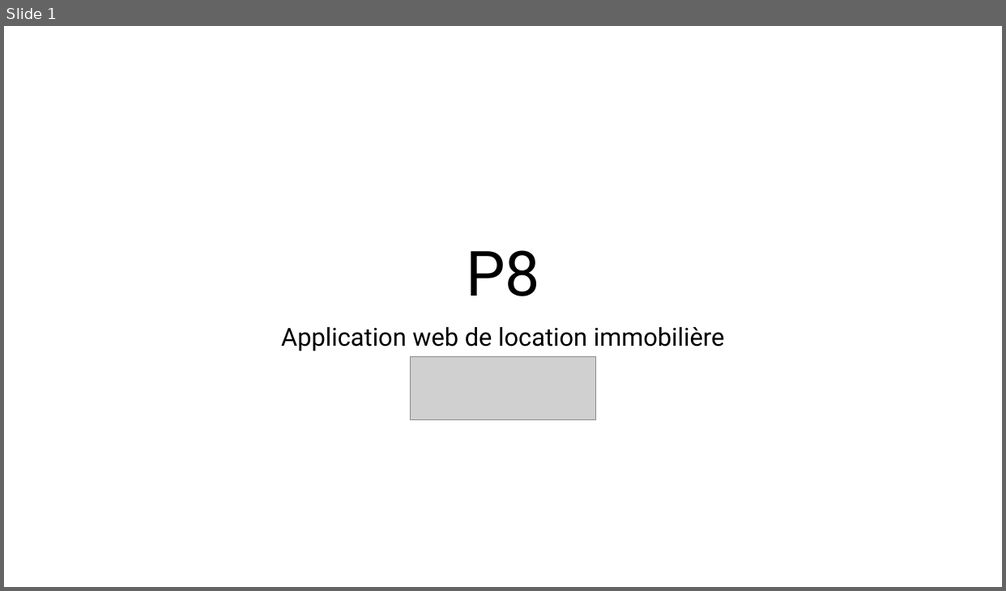
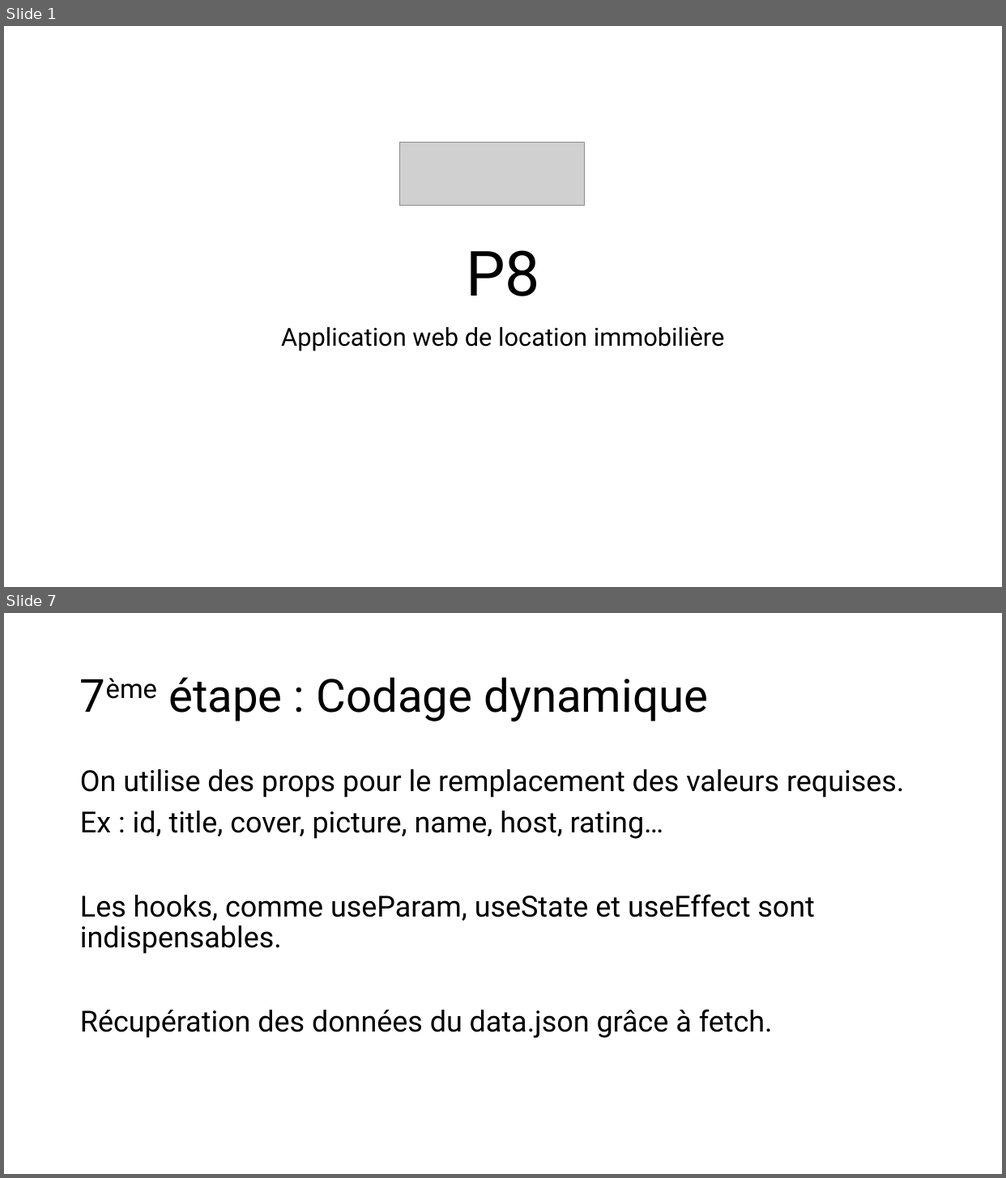
Before and after one commit to DylanMarioGilbert/P8, a slide deck: Présentation soutenance P8.pptx. Shown one above the other, each under a label of ours: slide 1 before the commit, slides 1 and 7 after it; the slides between them are not shown. The pictures are 1006x591 and 1006x1178 pixels, drawn with LibreOffice and Linux fonts; fonts in the diff are those of the drawing; grey boxes stand for pictures. Boxes give left, top, right and bottom in pixels: in the first picture for what was removed or moved away, otherwise in the second. Text is boxed around its words. In the diff, an @@ line names an element or a change of style, - is before the commit and + after.

```diff
--- a/Présentation soutenance P8.pptx
+++ b/Présentation soutenance P8.pptx
@@ slide 7 added at <box>4,613,1002,1174</box>, background #FFFFFF @@
@@ title added at <box>168,677,709,722</box>, 44 pt, text #000000 @@
+7ème étape : Codage dynamique
@@ text added at <box>80,769,904,1038</box>, 28 pt, text #000000 @@
+On utilise des props pour le remplacement des valeurs requises.
+Ex : id, title, cover, picture, name, host, rating…
+Les hooks, comme useParam, useState et useEffect sont indispensables.
+Récupération des données du data.json grâce à fetch.
@@ slide 1 changed as well @@
@@ picture: place and size @@
-picture at <box>411,357,595,420</box>
+picture at <box>399,142,584,206</box>
```
Also in this commit, not shown: 7 other slides added, 4 other files.
